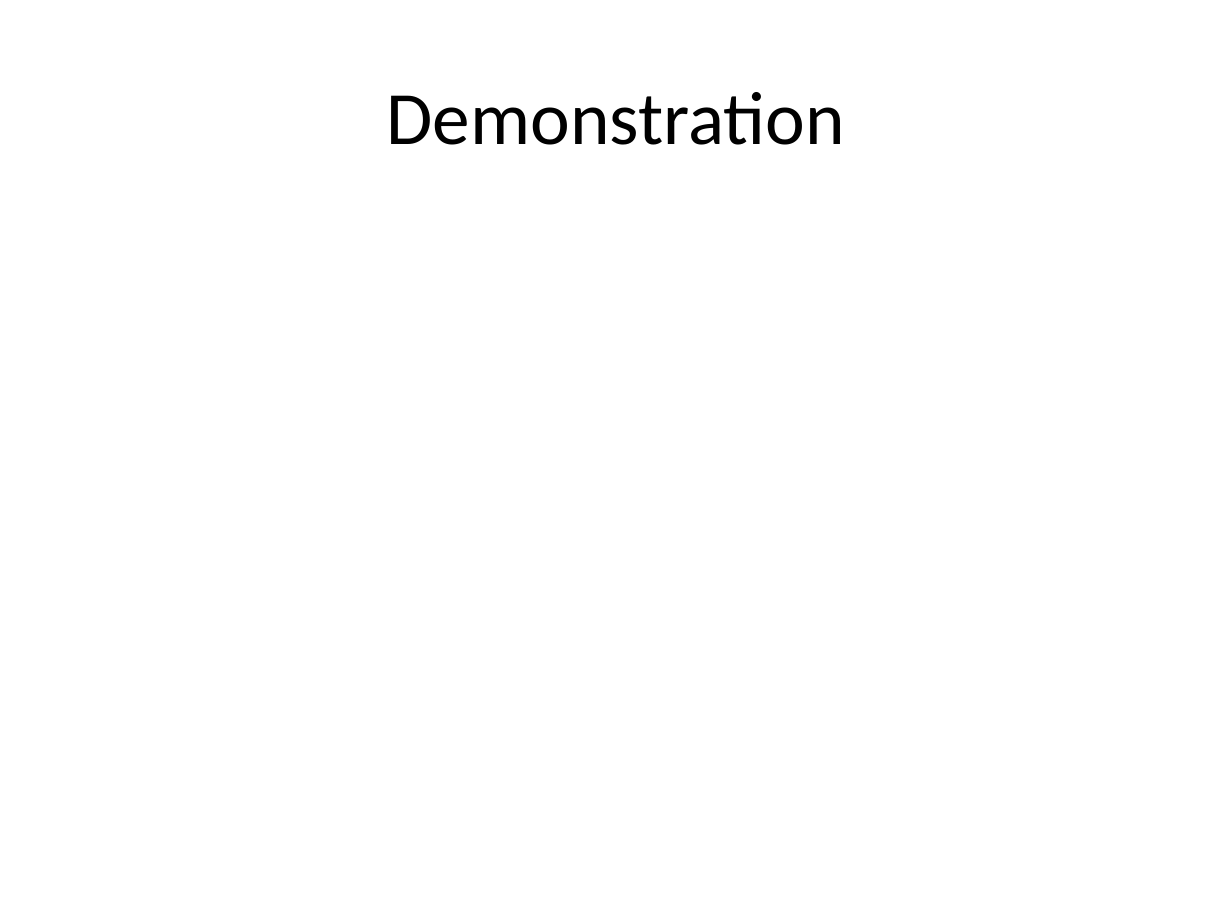
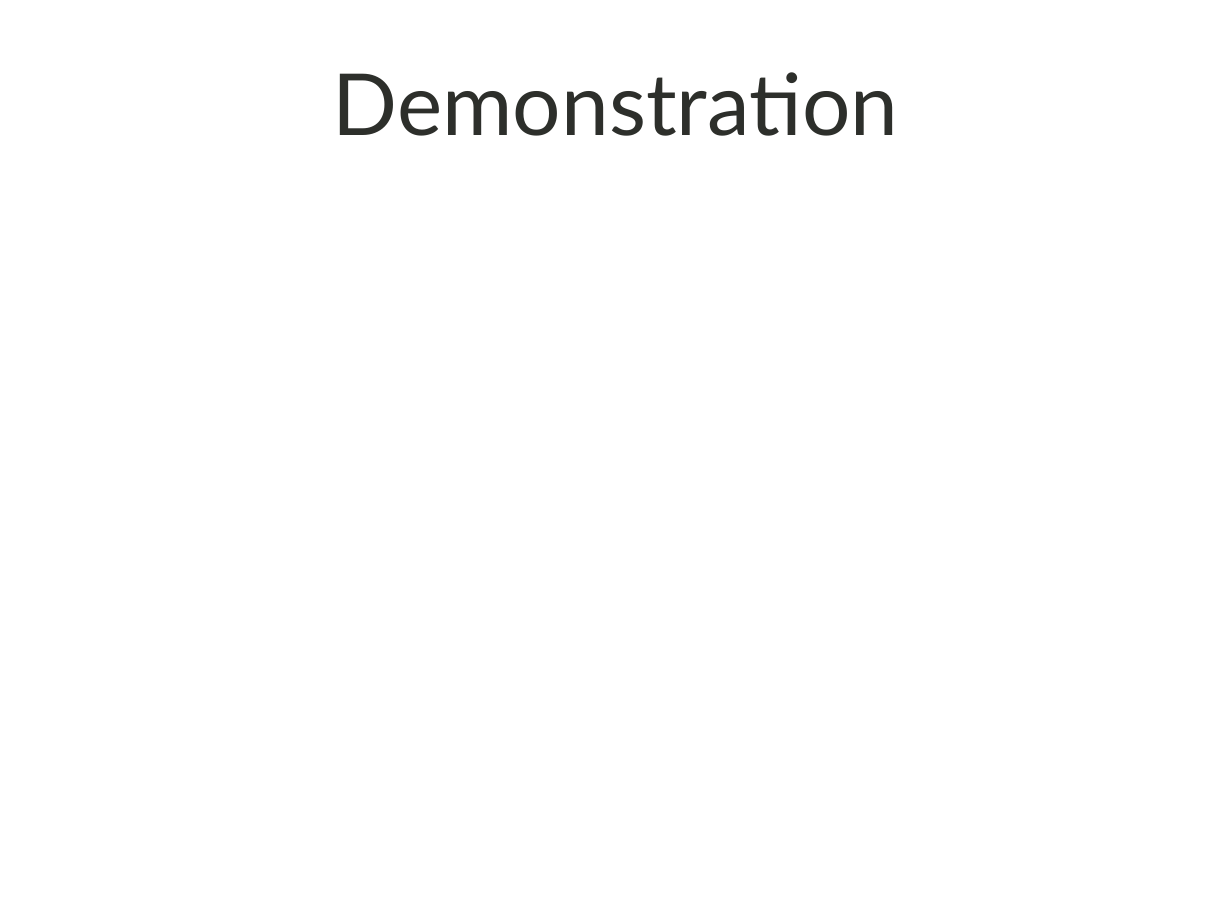
Before and after one commit to ProjPossibility/WebSummary, a slide deck: slide 7 of SS12WebStories.pptx (slide 6 before the commit). Drawn at 1232x924 pixels with LibreOffice and Linux fonts; fonts in the diff are those of the drawing; background and template pictures are left out. Boxes give left, top, right and bottom in pixels: in the first picture for what was removed or moved away, otherwise in the second. Text is boxed around its words. In the diff, an @@ line names an element or a change of style, - is before the commit and + after.

```diff
--- a/SS12WebStories.pptx
+++ b/SS12WebStories.pptx
@@ title "Demonstration": place and size @@
-title "Demonstration" at (387, 92, 845, 145)
+title "Demonstration" at (333, 72, 898, 136)
@@ title "Demonstration" at (333, 72, 898, 136): size 44 to 50 pt, font Calibri to Lato, text colour #000000 to #2D2F2B @@
```
Also in this commit, not shown: 5 other slides changed, 1 slide added.
